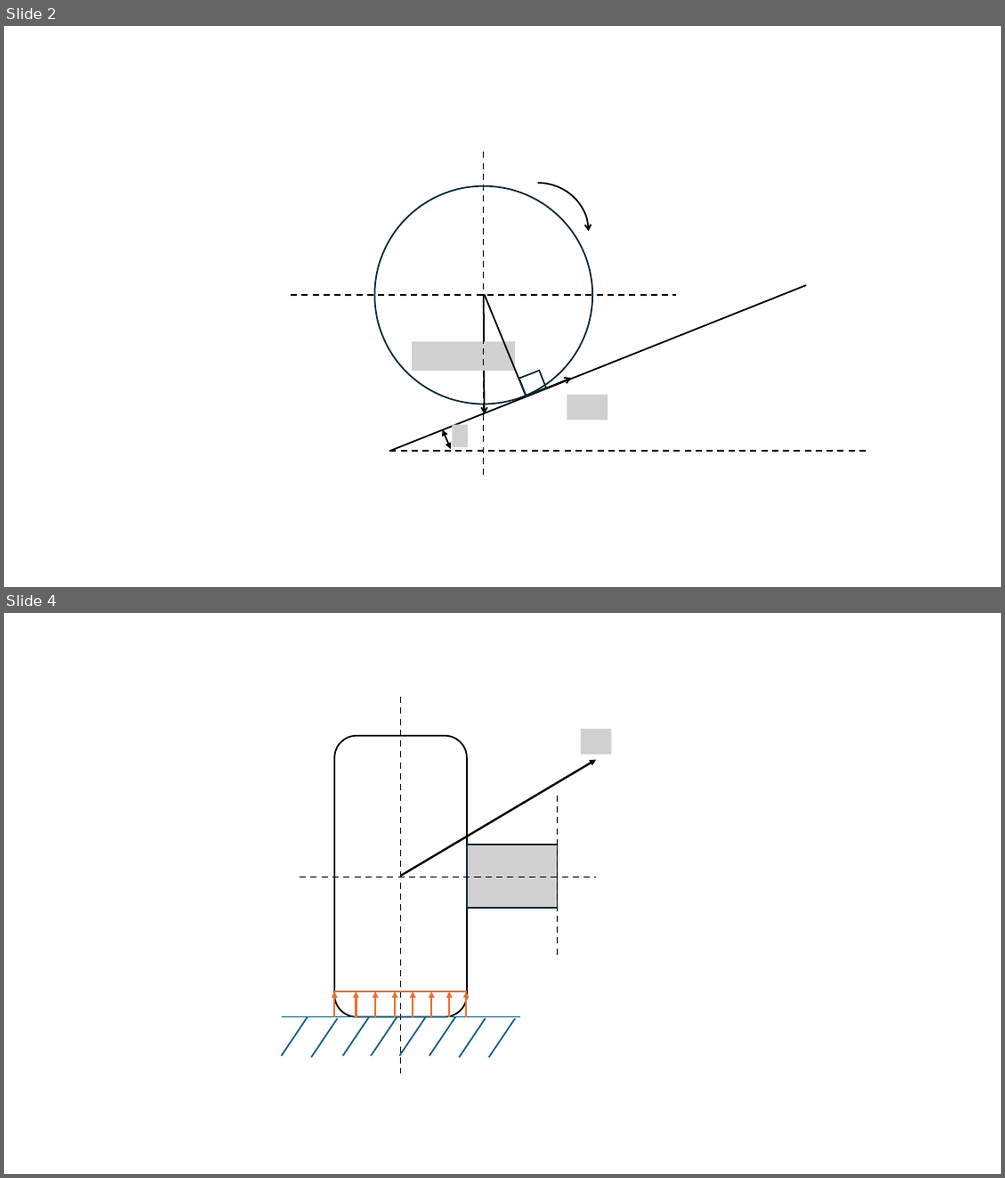
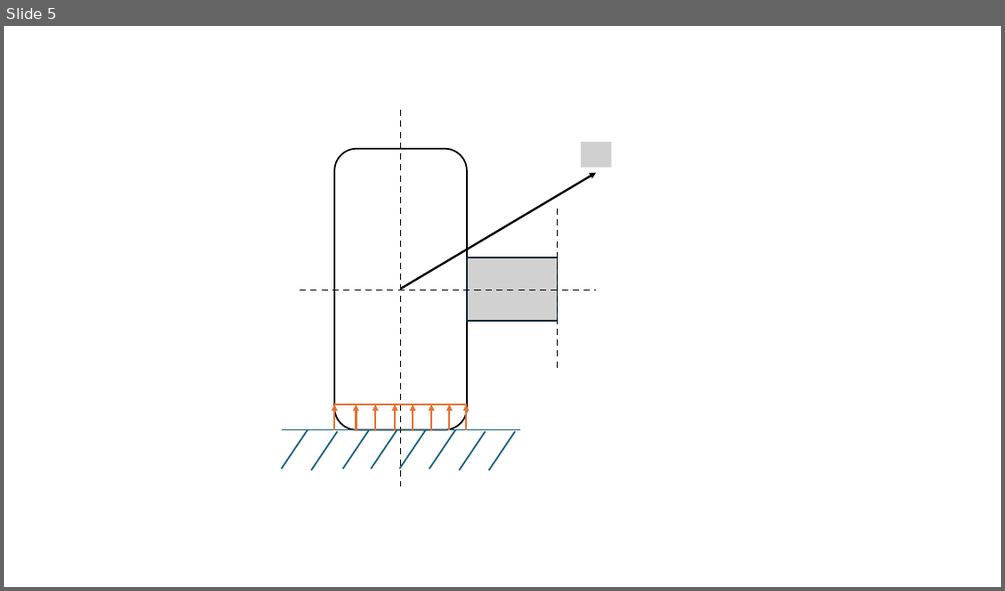
Before and after one commit to Thanh-Sang-AI/Mechanical-Design-and-Control-Algorithms-for-Self-Balancing-Two-Wheeled-Vehicle, a slide deck: thiet ke hoverboard.pptx. Shown one above the other, each under a label of ours: slides 2 and 4 before the commit, slide 5 after it; the slides between them are not shown. The pictures are 1005x1178 and 1005x591 pixels, drawn with LibreOffice and Linux fonts; fonts in the diff are those of the drawing; grey boxes stand for pictures. Boxes give left, top, right and bottom in pixels: in the first picture for what was removed or moved away, otherwise in the second. Text is boxed around its words. In the diff, an @@ line names an element or a change of style, - is before the commit and + after.

```diff
--- a/thiet ke hoverboard.pptx
+++ b/thiet ke hoverboard.pptx
@@ slide 2 removed at (4,26,1001,587), background #FFFFFF @@
@@ line removed from (484, 151) to (484, 476) @@
@@ arc (boxed as its full ellipse) removed at (487,183,588,280) @@
@@ ellipse removed at (375,186,592,403) @@
@@ line removed from (390, 451) to (807, 285) @@
@@ line removed from (291, 295) to (676, 295) @@
@@ arrow removed from (484, 295) to (484, 414) @@
@@ line removed from (484, 295) to (526, 395) @@
@@ picture removed at (412,342,515,370) @@
@@ rectangle removed at (519,370,547,395) @@
@@ arrow removed from (528, 395) to (572, 378) @@
@@ picture removed at (567,394,607,420) @@
@@ picture removed at (452,425,468,447) @@
@@ line removed from (390, 451) to (867, 451) @@
@@ double arrow removed from (442, 430) to (451, 450) @@
@@ what was slide 4 is now slide 5 @@
```
Also in this commit, not shown: 7 slides changed, 2 slides added, 1 other file.
